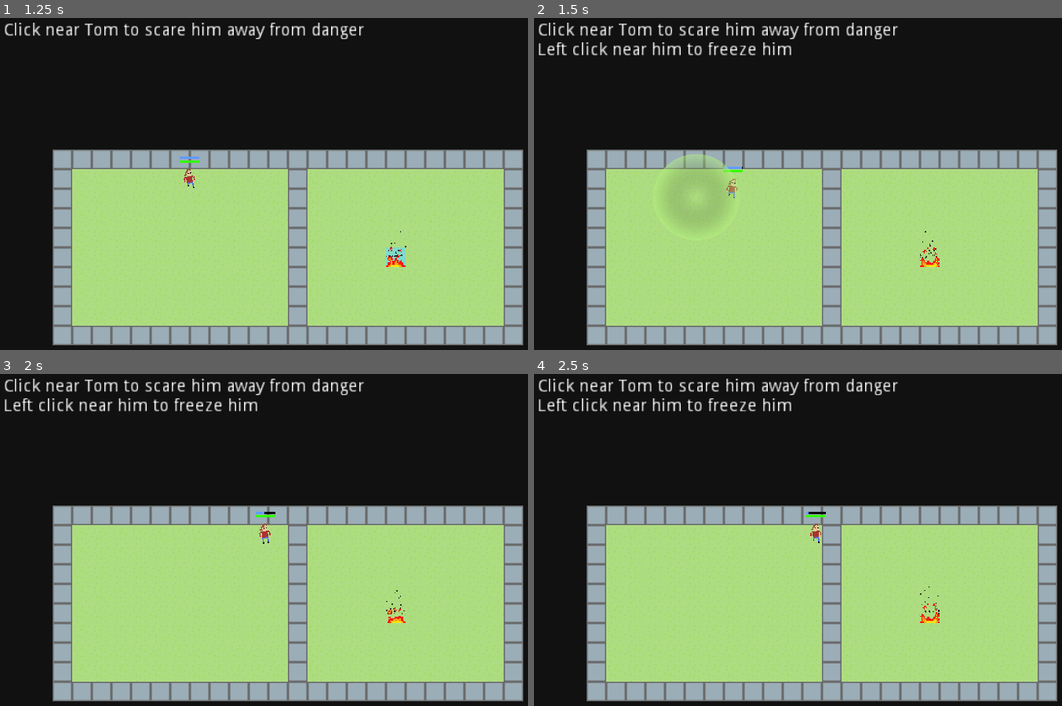
Above: before the commit, frames 1-4 (two rows, left to right).
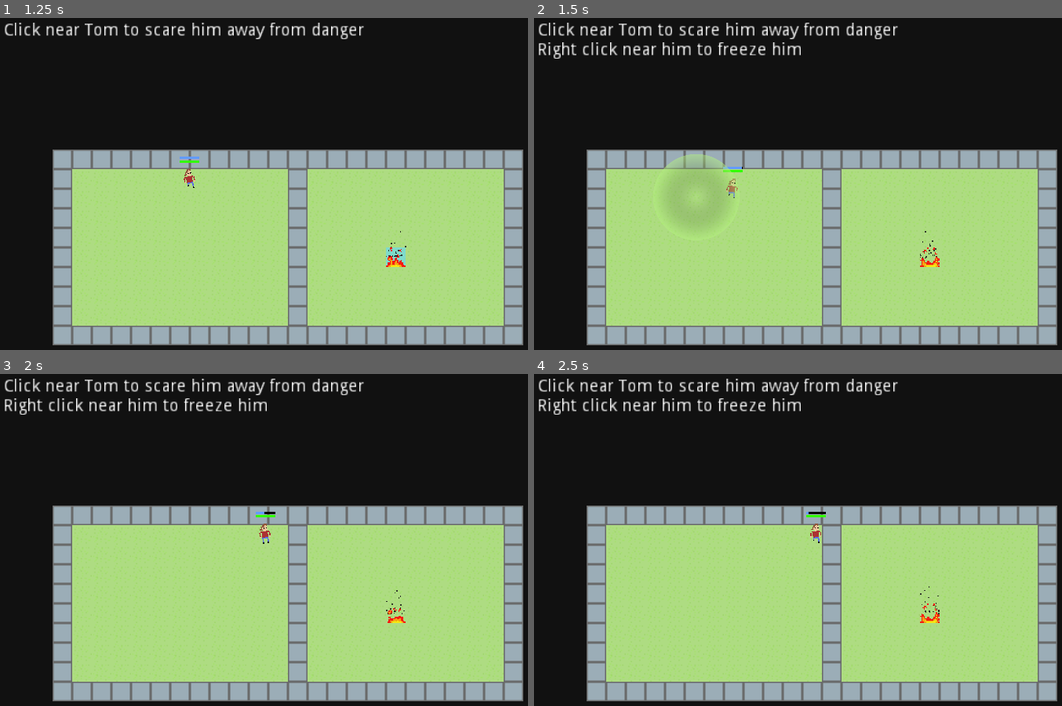
Above: after the commit, the same moments.

Repository: lukeshiner/toms
Game: Godot game, scene res://levels/Level_001.tscn
The game is run twice, just before and just after one commit, with the same random seed, the same clock (stepped at 60 frames per second) and the same inputs. This scene is started directly instead of the project's main scene.
Inputs (mouse positions are in pixels of both pictures, inside the frame that each line leads up to):
- Up to frame 1 (1.25 s): move the mouse to (396, 257) at 0.52 s; click (396, 257) at 0.67 s
- Up to frame 2 (1.5 s): move the mouse to (697, 197) at 1.27 s; click (697, 197) at 1.42 s
- Up to frame 3 (2 s): no input
- Up to frame 4 (2.5 s): move the mouse to (882, 453) at 2.02 s; click (882, 453) at 2.17 s

Frame 1 is identical in both runs. In frame 2, 0.9% of the frame differs, in the area x 1-51%, y 7-13%; in frame 3, 0.9%; in frame 4, 0.9%.

Commit message:
fix: Fix typo in the tutorial

Diff:
--- a/levels/Level_001.tscn
+++ b/levels/Level_001.tscn
@@ -79,7 +79,7 @@
 margin_top = 16.0
 margin_right = 440.0
 margin_bottom = 32.0
-text = "Left click near him to freeze him"
+text = "Right click near him to freeze him"
 __meta__ = {
 "_edit_use_anchors_": false
 }
